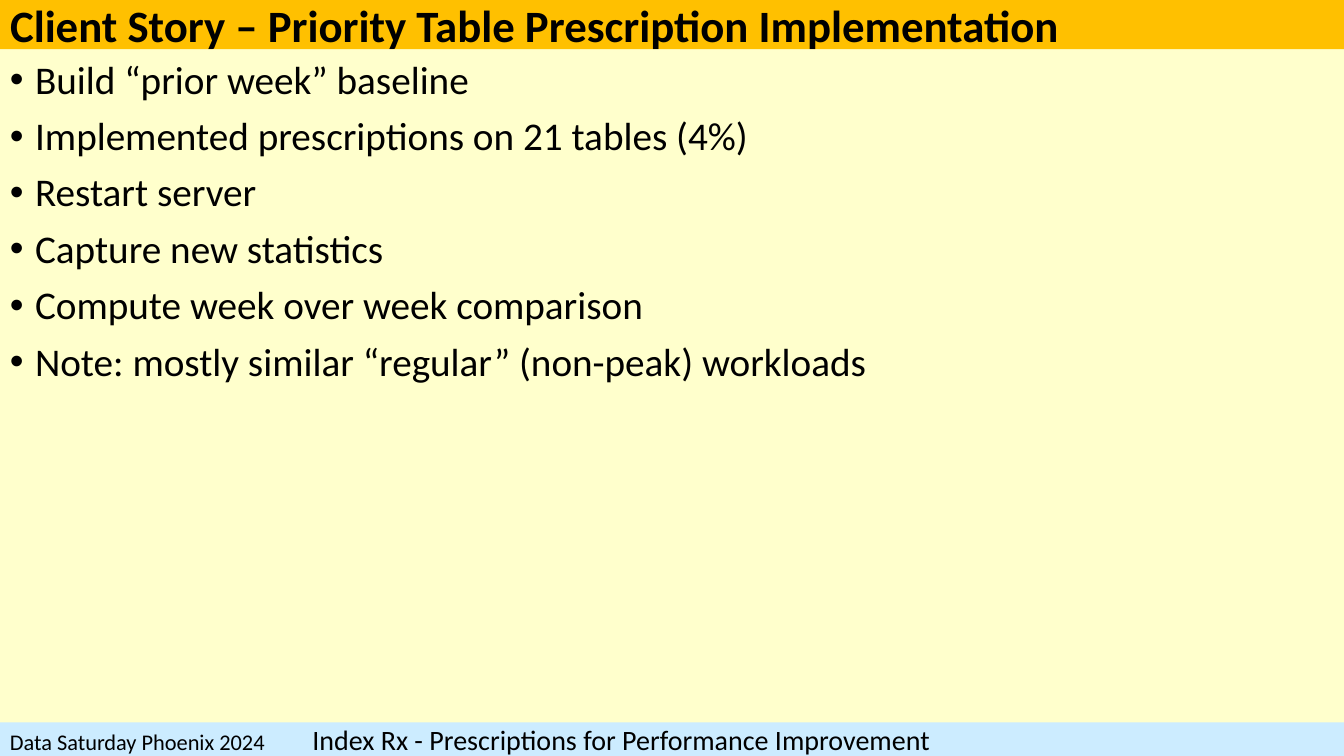
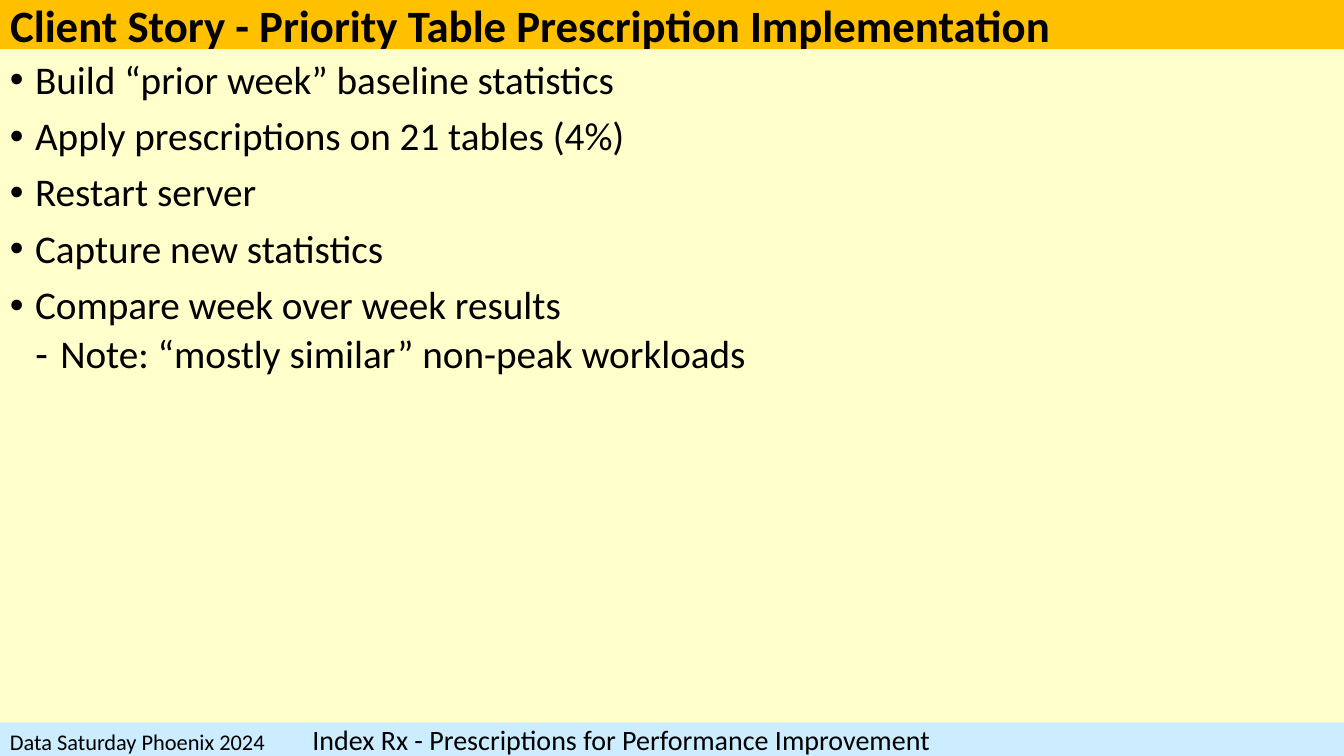
Before and after one commit to SQLXL/SQLXL, a slide deck: slide 40 of SQLXL_Index.pptx (slide 47 before the commit). Drawn at 1344x756 pixels with LibreOffice and Linux fonts; fonts in the diff are those of the drawing. Boxes give left, top, right and bottom in pixels: in the first picture for what was removed or moved away, otherwise in the second. Text is boxed around its words. In the diff, an @@ line names an element or a change of style, - is before the commit and + after.

```diff
--- a/SQLXL_Index.pptx
+++ b/SQLXL_Index.pptx
@@ title at (10,10,1050,54): text changed @@
-Client Story – Priority Table Prescription Implementation
+Client Story - Priority Table Prescription Implementation
@@ text at (35,66,625,157): text changed @@
-• Build “prior week” baseline
-• Implemented prescriptions on 21 tables (4%)
+• Build “prior week” baseline statistics
+• Apply prescriptions on 21 tables (4%)
@@ text at (35,291,746,375): text changed @@
-• Compute week over week comparison
-• Note: mostly similar “regular” (non-peak) workloads
+• Compare week over week results
+  ‐ Note: “mostly similar” non-peak workloads
```
Also in this commit, not shown: 44 other slides changed, 1 slide added, 10 slides removed, 1 other file.
